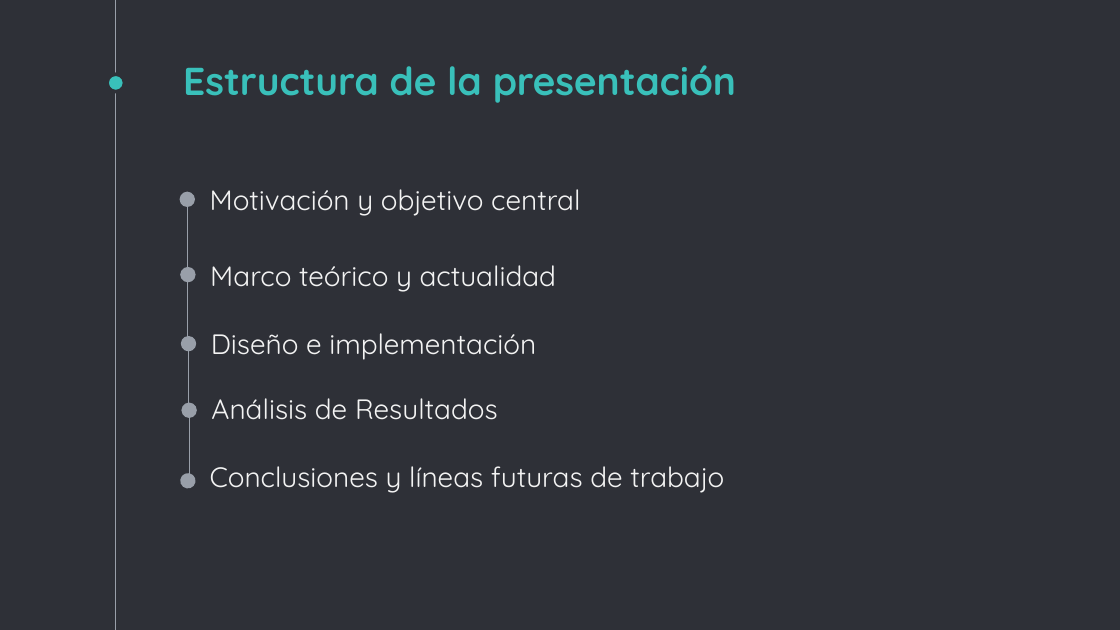
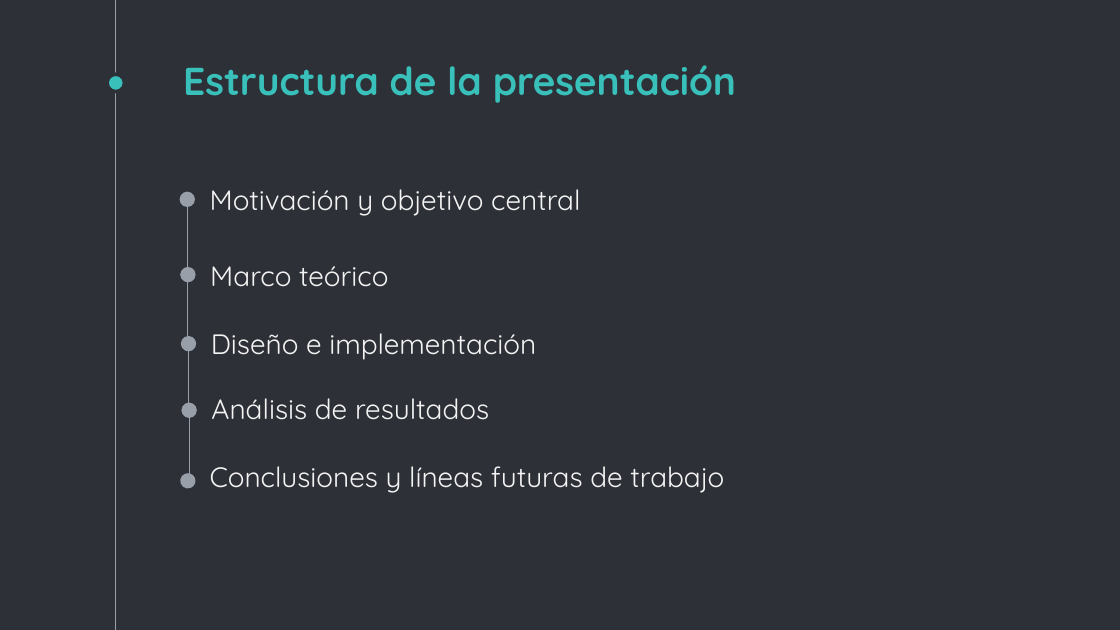
Before and after one commit to elvinjreyesv/TFM, a slide deck: slide 2 of Documentation/Presentación.pptx. Drawn at 1120x630 pixels with LibreOffice and Linux fonts; fonts in the diff are those of the drawing. Boxes give left, top, right and bottom in pixels: in the first picture for what was removed or moved away, otherwise in the second. Text is boxed around its words. In the diff, an @@ line names an element or a change of style, - is before the commit and + after.

```diff
--- a/Documentation/Presentación.pptx
+++ b/Documentation/Presentación.pptx
@@ text at (210,266,388,287): text changed @@
-Marco teórico y actualidad
+Marco teórico
@@ text at (211,398,489,420): text changed @@
-Análisis de Resultados
+Análisis de resultados
```
Also in this commit, not shown: 3 other slides changed, 2 slides added, 3 slides removed, 2 other files.
